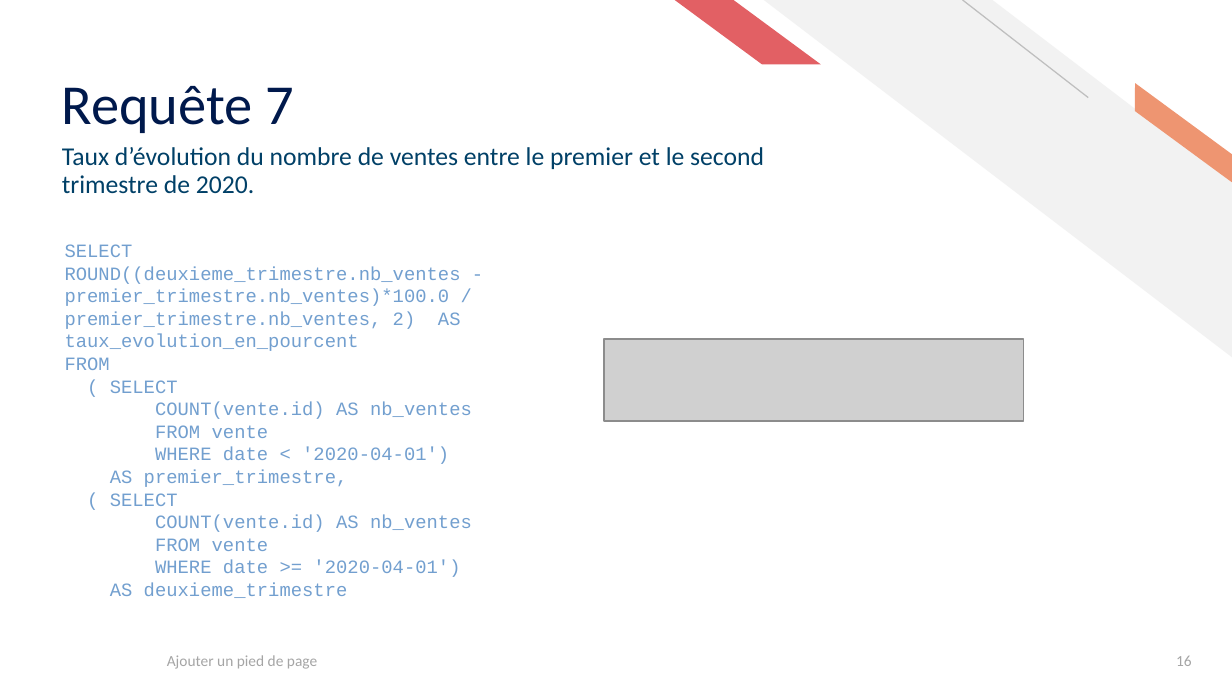
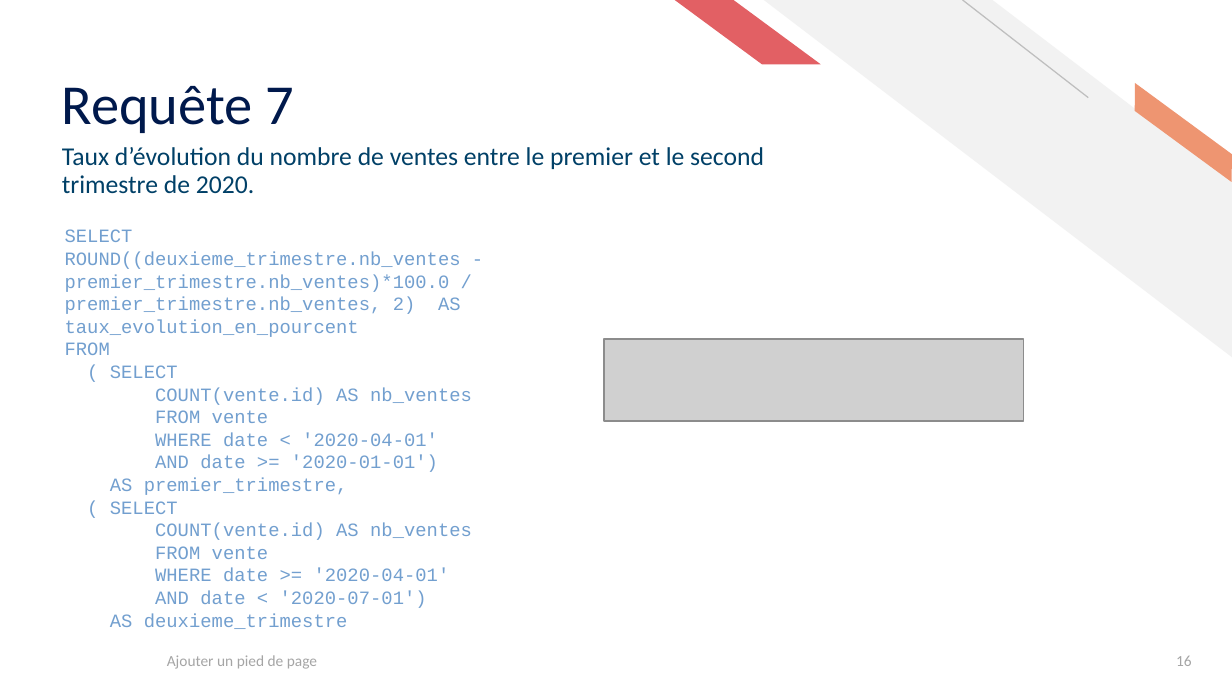
Before and after one commit to ziedbelhocine/Cours-OC, a slide deck: slide 16 of Data_Analyst/Projet_5/Belhocine_Zied_2_support_presentation_022026.pptx. Drawn at 1232x693 pixels with LibreOffice and Linux fonts; fonts in the diff are those of the drawing; grey boxes stand for pictures. Boxes give left, top, right and bottom in pixels: in the first picture for what was removed or moved away, otherwise in the second. Text is boxed around its words. In the diff, an @@ line names an element or a change of style, - is before the commit and + after.

```diff
--- a/Data_Analyst/Projet_5/Belhocine_Zied_2_support_presentation_022026.pptx
+++ b/Data_Analyst/Projet_5/Belhocine_Zied_2_support_presentation_022026.pptx
@@ text "SELECT": place and size @@
-text "SELECT" at (65, 244, 472, 598)
+text "SELECT" at (65, 229, 472, 629)
@@ text at (155, 433, 438, 472): text changed @@
-WHERE date < '2020-04-01')
+WHERE date < '2020-04-01'
+AND date >= '2020-01-01')
@@ text at (155, 568, 450, 608): text changed @@
-WHERE date >= '2020-04-01')
+WHERE date >= '2020-04-01'
+AND date < '2020-07-01')
```
Also in this commit, not shown: 3 other slides changed, 1 other file.
